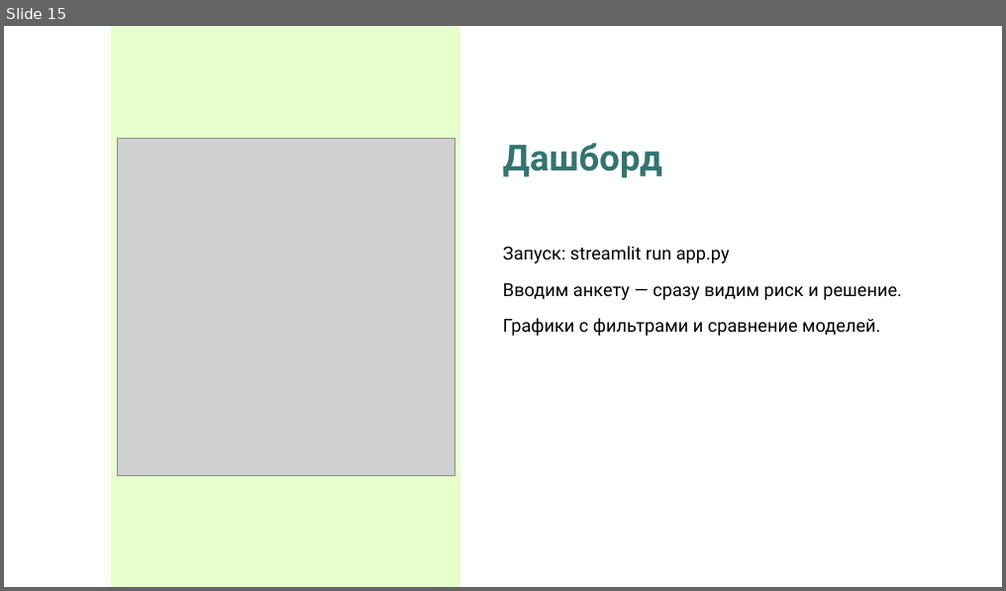
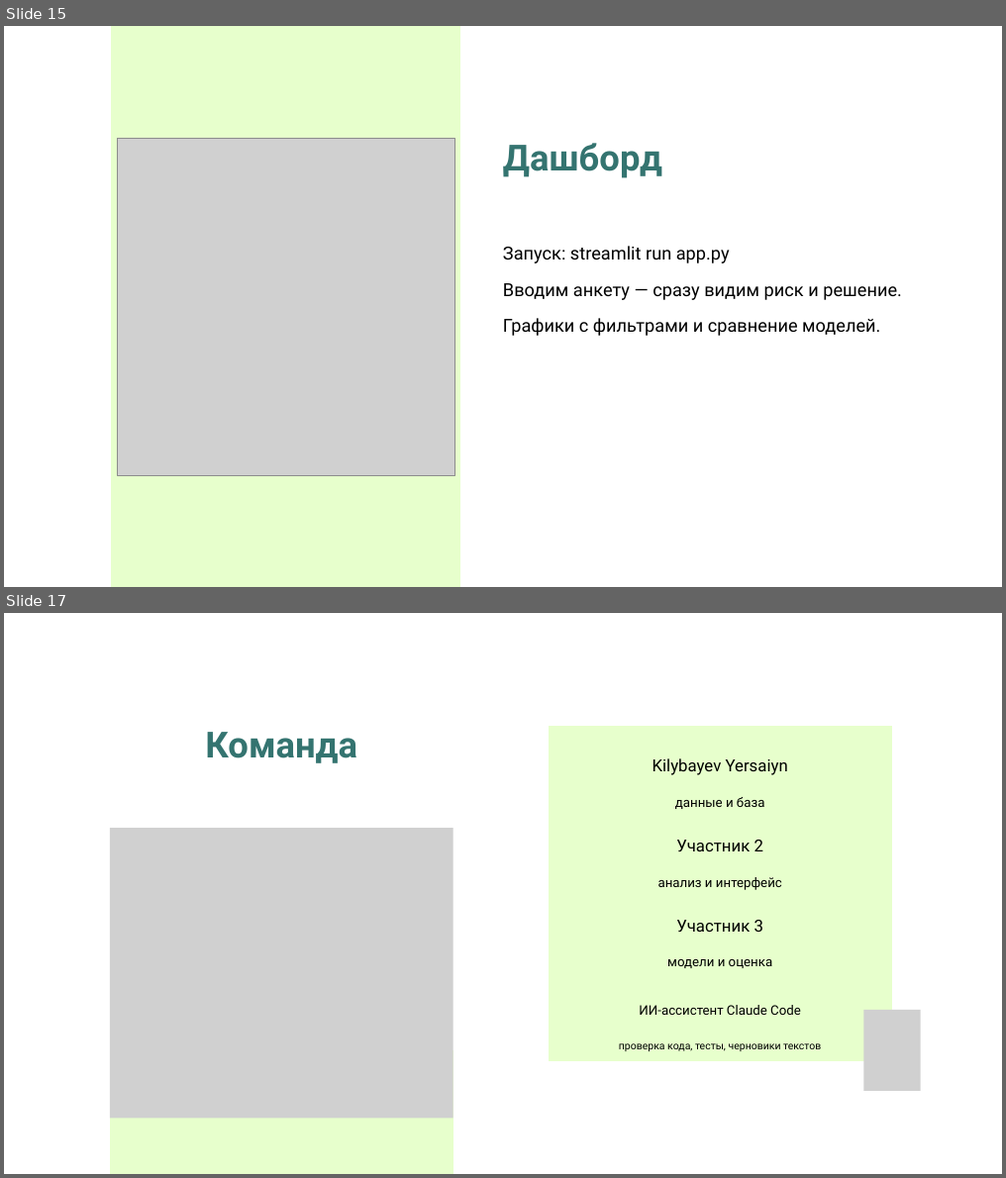
Before and after one commit to yersaa/Loan_default_prediction, a slide deck: docs/presentation.pptx. Shown one above the other, each under a label of ours: slide 15 before the commit, slides 15 and 17 after it; the slides between them are not shown. The pictures are 1006x591 and 1006x1178 pixels, drawn with LibreOffice and Linux fonts; fonts in the diff are those of the drawing; grey boxes stand for pictures. Boxes give left, top, right and bottom in pixels: in the first picture for what was removed or moved away, otherwise in the second. Text is boxed around its words. In the diff, an @@ line names an element or a change of style, - is before the commit and + after.

Commit message:
Add team contributions and fix the presentation review findings
- Team of three and each member's contribution in the report, README,
  guide, notebook header and a new "Команда" slide (names 2 and 3 are
  placeholders to fill in docs/results.py).
- One AI-use statement in docs/results.py, shown on a visible slide.
- Deck: chart titles no longer clipped, censoring chart marks unfinished
  60-month cohorts, code slide shows real unwrapped code, all numbers and
  the selected model come from reports/, consistent model counts, decimal
  commas, limitations on the conclusions slide, unused template images
  removed (11).

```diff
--- a/docs/presentation.pptx
+++ b/docs/presentation.pptx
@@ slide 17 added at bbox=[4, 613, 1002, 1174], background #FFFFFF @@
@@ freeform shape added at bbox=[548, 726, 892, 1061], fill #E7FFCC @@
@@ text added at bbox=[205, 732, 357, 763], 52 pt, text #347470, bold @@
+Команда
@@ text added at bbox=[652, 759, 788, 809], 24 pt, text #000000 @@
+Kilybayev Yersaiyn
+данные и база
@@ picture added at bbox=[110, 828, 453, 1119] @@
@@ text added at bbox=[658, 840, 782, 890], 19 pt, text #000000 @@
+Участник 2
+анализ и интерфейс
@@ text added at bbox=[667, 920, 773, 968], 19 pt, text #000000 @@
+Участник 3
+модели и оценка
@@ text added at bbox=[619, 1005, 821, 1052], 15 pt, text #000000 @@
+ИИ-ассистент Claude Code
+проверка кода, тесты, черновики текстов
@@ picture added at bbox=[863, 1010, 920, 1091] @@
@@ freeform shape added at bbox=[110, 1051, 453, 1174], fill #E7FFCC @@
```
Also in this commit, not shown: 11 slides changed, 10 other files.
